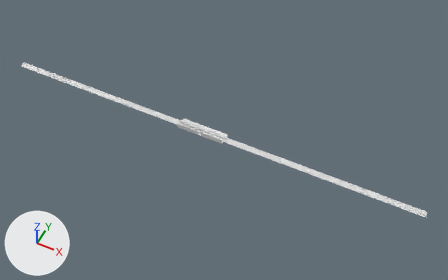
An edit to the glTF model levels/train_station/art/train_station_mock_up.glb, drawn before and after from the same camera.
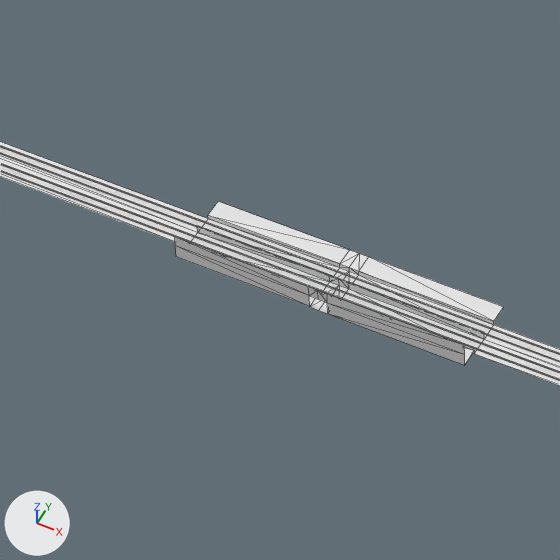
There are two pictures of each version: one whole from a 50 mm camera at (248.0, -431.0, 546.0) aimed at (28.0, 10.0, -5.0), one close up on the part from 34% to 53% of the width and 31% to 62% of the height. Every picture has the same lights, and +X, +Y and +Z are marked at lower left. The first two pictures are the older version. The close-ups show mesh edges as thin lines. Vertices at exactly the same position are counted once.

The first close-up shows 'Ballast.001', 'Ballast.002', 'Plane', 'Tracks.001', 'Tracks.002'.
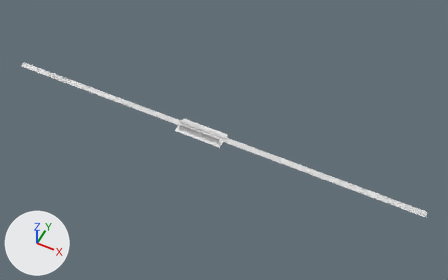
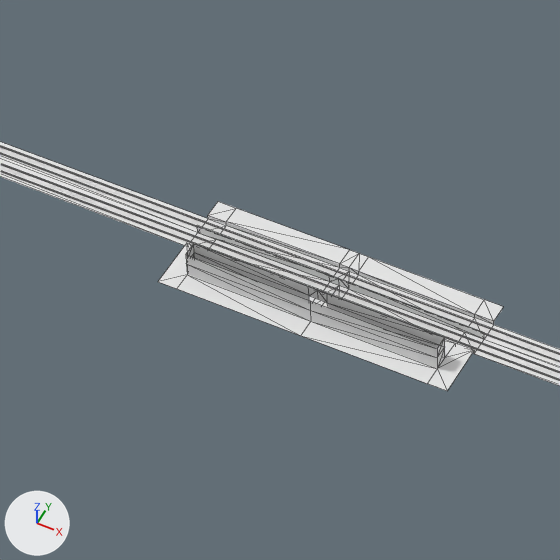
Commit message: Updated the train station tunnel gridmap and remade the train station tunnel.

Where the change shows, as pixel boxes (x1, y1, x2, y2) in the close-ups (560 x 560 px):
'Plane', reshaped
    before: (0, 142, 560, 386)
    after: (0, 142, 560, 391)
'Back', added
    after: (177, 255, 437, 383)
part 1 of me_plane, built on
    before: (175, 202, 502, 365)
    after: (158, 202, 502, 391)

Edits to the bpy script that builds the scene:
```text
Change me_plane:
    used by ob_plane; location = (0.0, 0.0, 0.0)
    remove me_plane.from_pydata(...)  # 56 vertices, 76 faces; spans x -270.0..270.0, y 0.0..16.0, z -1.0..6.0
    add me_plane.from_pydata(...)  # 78 vertices, 112 faces; spans x -270.0..270.0, y -7.0..16.0, z -1.0..6.0
    me_plane part 1
    6 vertices are removed from x -30.0..30.0, y 0.0, z 0.0..6.0
    32 faces are deleted
    10 vertices are added at x -30.0..30.0, y -7.0..-3.0, z 0.0..6.0
    9 new vertices lie (-24.0, 0.0, 0.0) away from vertices in x -2.0, y 0.0..16.0, z -1.0..6.0
    9 new vertices lie (24.0, 0.0, 0.0) away from vertices in x 2.0, y 0.0..16.0, z -1.0..6.0
    68 new faces join them
Add me_plane_002:
    me_plane_002.from_pydata([(-26.0, -3.0, 5.5), (-26.0, -3.0, 3.0), (-26.0, -3.0, 0.0), (0.0, -3.0, 5.5), (0.0, -3.0, 3.0), (-26.0, -7.0, 0.0), (0.0, -3.0, 0.0), (0.0, -7.0, 0.0), (26.0, -3.0, 5.5), (26.0, -3.0, 3.0), (26.0, -3.0, 0.0), (26.0, -7.0, 0.0)], [], [(0, 1, 4), (0, 4, 3), (1, 2, 6), (1, 6, 4), (2, 5, 7), (2, 7, 6), (8, 3, 4), (8, 4, 9), (9, 4, 6), (9, 6, 10), (10, 6, 7), (10, 7, 11)])
    me_plane_002.materials.append(mat_material_001)  # white #e7e7e7
Add ob_back:
    ob_back = bpy.data.objects.new('Back', me_plane_002)
    ob_back.location = (0.0, 0.0, 0.0)
```
